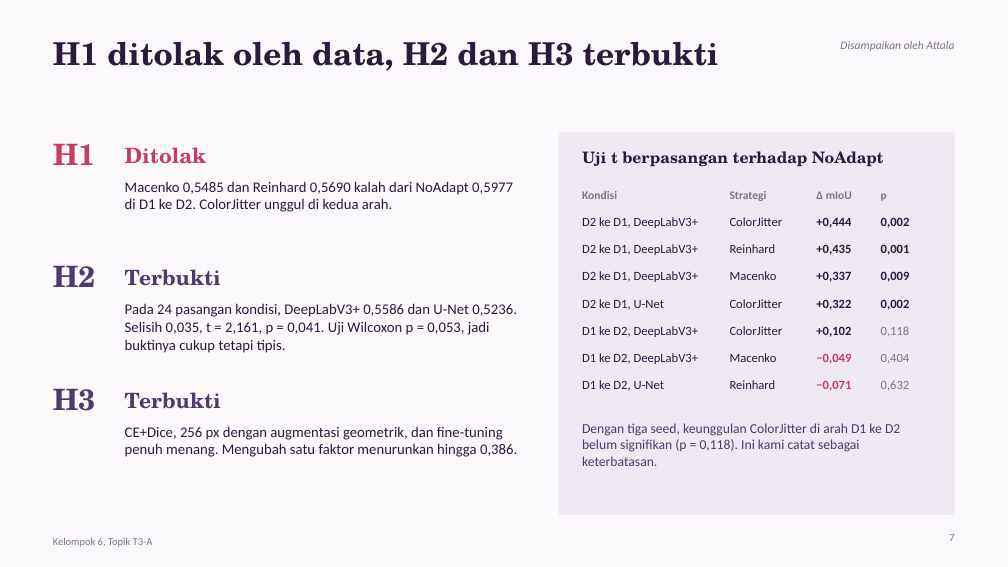
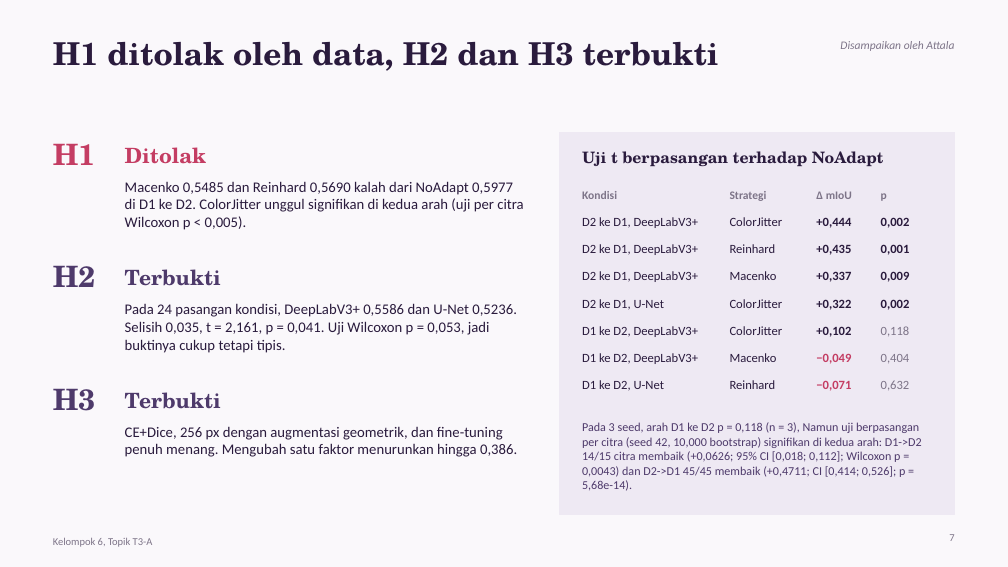
Before and after one commit to attaramadhani/UAS-DL-Kelompok6-T3A-WBC-DomainShift, a slide deck: slide 7 of docs/Presentasi_UAS_DL_Kelompok6_T3A.pptx. Drawn at 1008x567 pixels with LibreOffice and Linux fonts; fonts in the diff are those of the drawing. Boxes give left, top, right and bottom in pixels: in the first picture for what was removed or moved away, otherwise in the second. Text is boxed around its words. In the diff, an @@ line names an element or a change of style, - is before the commit and + after.

Commit message:
docs(slides): integrate per-image Wilcoxon & bootstrap CI into Presentasi_UAS_DL_Kelompok6_T3A and export PDF

```diff
--- a/docs/Presentasi_UAS_DL_Kelompok6_T3A.pptx
+++ b/docs/Presentasi_UAS_DL_Kelompok6_T3A.pptx
@@ text at (125, 181, 523, 230): text changed @@
-Macenko 0,5485 dan Reinhard 0,5690 kalah dari NoAdapt 0,5977 di D1 ke D2. ColorJitter unggul di kedua arah.
+Macenko 0,5485 dan Reinhard 0,5690 kalah dari NoAdapt 0,5977 di D1 ke D2. ColorJitter unggul signifikan di kedua arah (uji per citra Wilcoxon p < 0,005).
@@ text at (582, 422, 922, 491): text changed; size 13 to 11.5 pt @@
-Dengan tiga seed, keunggulan ColorJitter di arah D1 ke D2 belum signifikan (p = 0,118). Ini kami catat sebagai keterbatasan.
+Pada 3 seed, arah D1 ke D2 p = 0,118 (n = 3), Namun uji berpasangan per citra (seed 42, 10,000 bootstrap) signifikan di kedua arah: D1->D2 14/15 citra membaik (+0,0626; 95% CI [0,018; 0,112]; Wilcoxon p = 0,0043) dan D2->D1 45/45 membaik (+0,4711; CI [0,414; 0,526]; p = 5,68e-14).
```
Also in this commit, not shown: 6 other slides changed, 2 other files.
